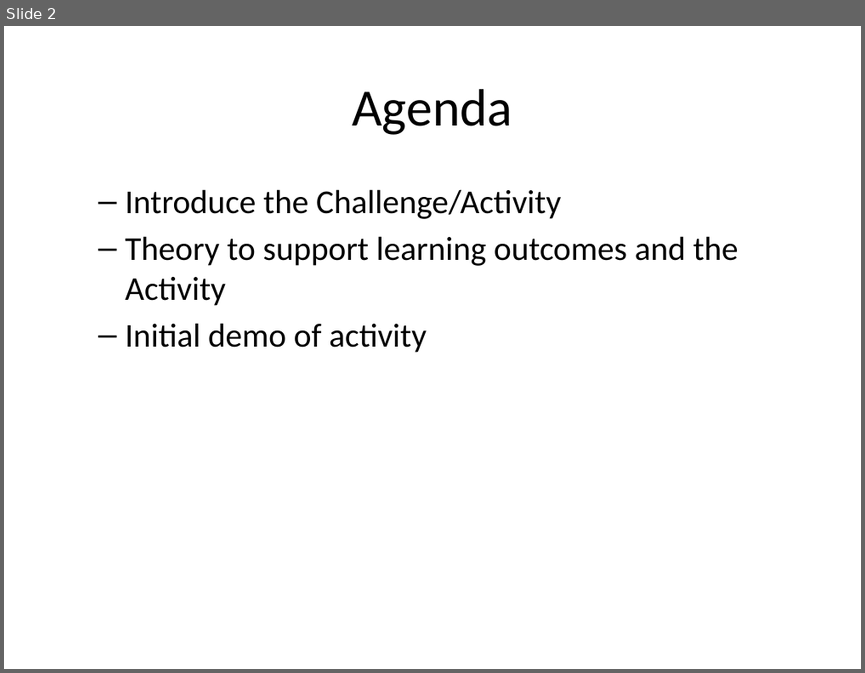
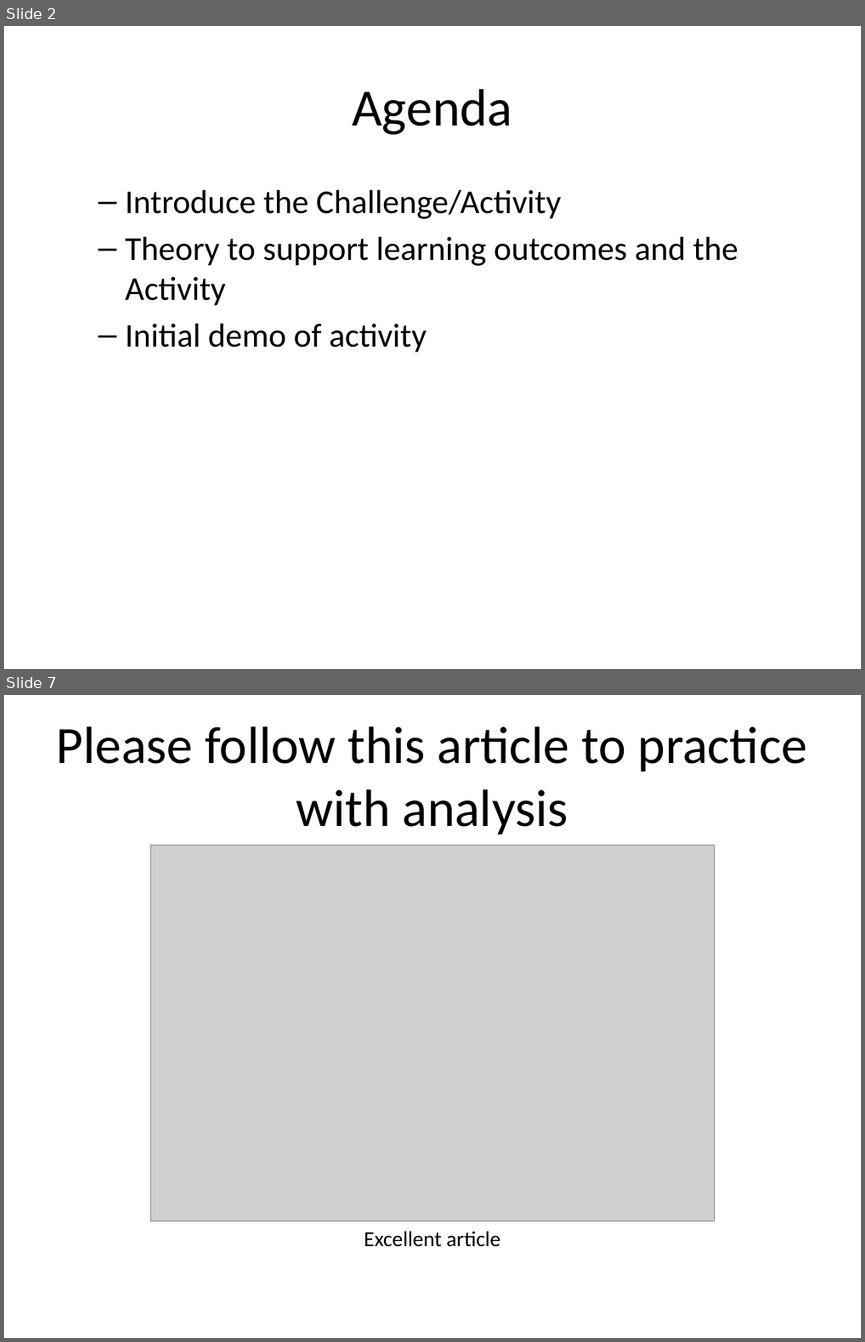
Before and after one commit to rhildred/INFO8985, a slide deck: microservice_analysis/slides.pptx. Shown one above the other, each under a label of ours: slide 2 before the commit, slides 2 and 7 after it; the slides between them are not shown. The pictures are 865x673 and 865x1342 pixels, drawn with LibreOffice and Linux fonts; fonts in the diff are those of the drawing; grey boxes stand for pictures. Boxes give left, top, right and bottom in pixels: in the first picture for what was removed or moved away, otherwise in the second. Text is boxed around its words. In the diff, an @@ line names an element or a change of style, - is before the commit and + after.

```diff
--- a/microservice_analysis/slides.pptx
+++ b/microservice_analysis/slides.pptx
@@ slide 7 added at <box>4,695,861,1338</box>, background #FFFFFF @@
@@ title added at <box>57,726,807,834</box>, 44 pt, text #000000 @@
+Please follow this article to practice with analysis
@@ picture added at <box>150,845,715,1221</box> @@
@@ text added at <box>364,1231,500,1246</box>, 18 pt, text #000000 @@
+Excellent article
```
Also in this commit, not shown: 9 other slides added, 11 other files.
